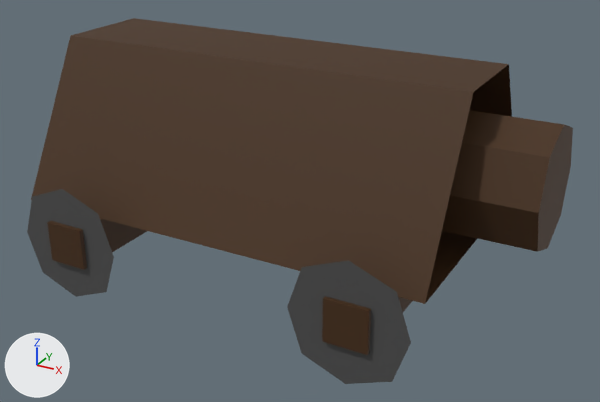
An edit to the OBJ model King Of Kings Docs/Models/batteringram1.obj, drawn before and after from the same camera.
Both versions are drawn from a 50 mm camera at (7.26, -12.3, 7.34) aimed at (0.62, -0.24, 1.31). Arrows for +X, +Y and +Z are at lower left; the lights stay in place. Where no turn or scale is listed for an object, it has been applied to the vertices.

The scene before the commit, as lines of its bpy script (objects in view):
```python
me_cube = bpy.data.meshes.new('Cube')
me_cube.from_pydata(...)  # 26 vertices, 21 faces; spans x -3.85..5.0, y -2.38..2.38, z 1.21..3.96
me_cube.materials.append(mat_material_002)  # brown #442909
# before: 0 (3.85, 2.38, 1.21), 1 (3.85, -2.38, 1.21) at pixel (425, 303), 2 (-3.85, -2.38, 1.21) at pixel (30, 200), 3 (-3.85, 2.38, 1.21), 4 (3.85, 0.91, 3.96) at pixel (508, 64)
# before: 5 (3.85, -0.91, 3.96) at pixel (473, 91), 6 (-3.85, -0.91, 3.96) at pixel (70, 35), 7 (-3.85, 0.91, 3.96) at pixel (133, 18)
me_cube_001 = bpy.data.meshes.new('Cube.001')
me_cube_001.from_pydata(...)  # a box spanning x 2.5..3.23, y -2.96..3.01, z 0.48..1.21
me_cube_001.materials.append(mat_material_002)  # brown #442909
me_cube_002 = bpy.data.meshes.new('Cube.002')
me_cube_002.from_pydata(...)  # a box spanning x -2.88..-2.14, y -2.96..3.01, z 0.48..1.21
me_cube_002.materials.append(mat_material_002)  # brown #442909
me_plane_002 = bpy.data.meshes.new('Plane.002')
me_plane_002.from_pydata([(-3.25, -2.88, 0.1), (-1.76, -2.88, 0.1), (-3.25, -2.88, 1.59), (-1.76, -2.88, 1.59), (-3.5, -2.88, 0.84), (-1.5, -2.88, 0.84), (-2.5, -2.88, -0.2), (-2.5, -2.88, 1.89), (-2.5, -2.88, 0.84)], [], [(8, 5, 3, 7), (6, 1, 5, 8), (0, 6, 8, 4), (4, 8, 7, 2)])
me_plane_002.materials.append(mat_material_001)  # dark grey #4c4c4c
ob_cube = bpy.data.objects.new('Cube', me_cube)
ob_cube.location = (0.0, 0.0, 0.0)
ob_cube_001 = bpy.data.objects.new('Cube.001', me_cube_001)
ob_cube_001.location = (0.0, 0.0, 0.0)
ob_cube_002 = bpy.data.objects.new('Cube.002', me_cube_002)
ob_cube_002.location = (0.0, 0.0, 0.0)
ob_plane_002 = bpy.data.objects.new('Plane.002', me_plane_002)
ob_plane_002.location = (0.0, 0.0, 0.0)
# also in view: 'Plane.003' at (2.86, -2.89, 0.84)
```
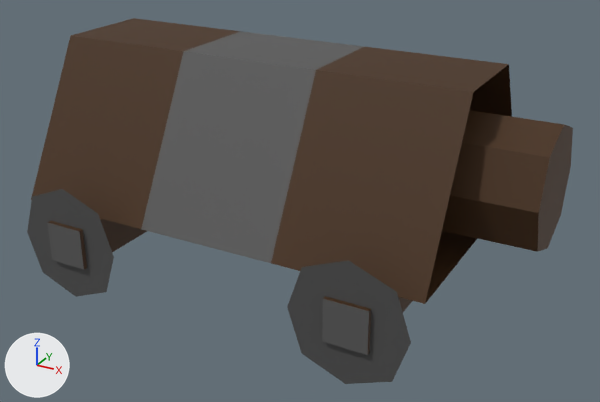
What differs and where, as boxes (x1, y1, x2, y2) in the pictures (600 x 402 px):
part 1 of me_cube, built on
    both: (139, 30, 365, 264)
part 2 of me_cube_001, recoloured (brown to grey)
    both: (322, 299, 369, 355)
part 3 of me_cube_002, recoloured (brown to grey)
    both: (47, 223, 84, 269)

The change, as a diff of the scene's bpy script:
```diff
--- a/King Of Kings Docs/Models/batteringram1.obj.py
+++ b/King Of Kings Docs/Models/batteringram1.obj.py
@@ mat_material_003 @@
+mat_material_003 = principled_material('Material.003')
+mat_material_003.base_color = (0.0984, 0.0984, 0.0984)  # dark grey #585858
+mat_material_003.roughness = 0.69
@@ me_cube @@
 me_cube.from_pydata(...)  # 26 vertices, 21 faces; spans x -3.85..5.0, y -2.38..2.38, z 1.21..3.96
 # used by ob_cube; location = (0.0, 0.0, 0.0)
 # verts and faces of me_cube; kept vertices keep their numbers, new ones are numbered from 26
+# me_cube part 1
+delete_faces([(0, 1, 2, 3), (4, 7, 6, 5), (1, 5, 6, 2), (0, 3, 7, 4)])
+for new, old in zip([*range(26, 30)], [0, 1, 4, 5]): verts[new] = verts[old] + (-2.57, 0.0, 0.0)
+for new, old in zip([*range(30, 34)], [2, 3, 6, 7]): verts[new] = verts[old] + (2.57, 0.0, 0.0)
+faces += [(2, 3, 31, 30), (6, 32, 33, 7), (2, 30, 32, 6), (3, 7, 33, 31), (0, 26, 28, 4), (1, 5, 29, 27)]  # mat_material_002 (brown #442909)
+faces += [(4, 28, 29, 5), (0, 1, 27, 26)]  # mat_material_002 (brown #442909)
+faces += [(26, 31, 33, 28), (27, 29, 32, 30), (28, 33, 32, 29), (26, 27, 30, 31)]  # mat_material_003 (dark grey #585858)
 me_cube.materials.append(mat_material_002)
+me_cube.materials.append(mat_material_003)  # dark grey #585858
@@ me_cube_001 @@
 me_cube_001.from_pydata(...)  # 8 vertices, 6 faces; spans x 2.5..3.23, y -2.96..3.01, z 0.48..1.21
 # used by ob_cube_001; location = (0.0, 0.0, 0.0)
+# me_cube_001 part 2: 2 faces spanning x 2.5..3.23, y -2.96..3.01, z 0.48..1.21 switch from mat_material_002 (brown #442909) to mat_material_003 (dark grey #585858)
@@ me_cube_002 @@
 me_cube_002.from_pydata(...)  # 8 vertices, 6 faces; spans x -2.88..-2.14, y -2.96..3.01, z 0.48..1.21
 # used by ob_cube_002; location = (0.0, 0.0, 0.0)
+# me_cube_002 part 3: 2 faces spanning x -2.88..-2.14, y -2.96..3.01, z 0.48..1.21 switch from mat_material_002 (brown #442909) to mat_material_003 (dark grey #585858)
```
